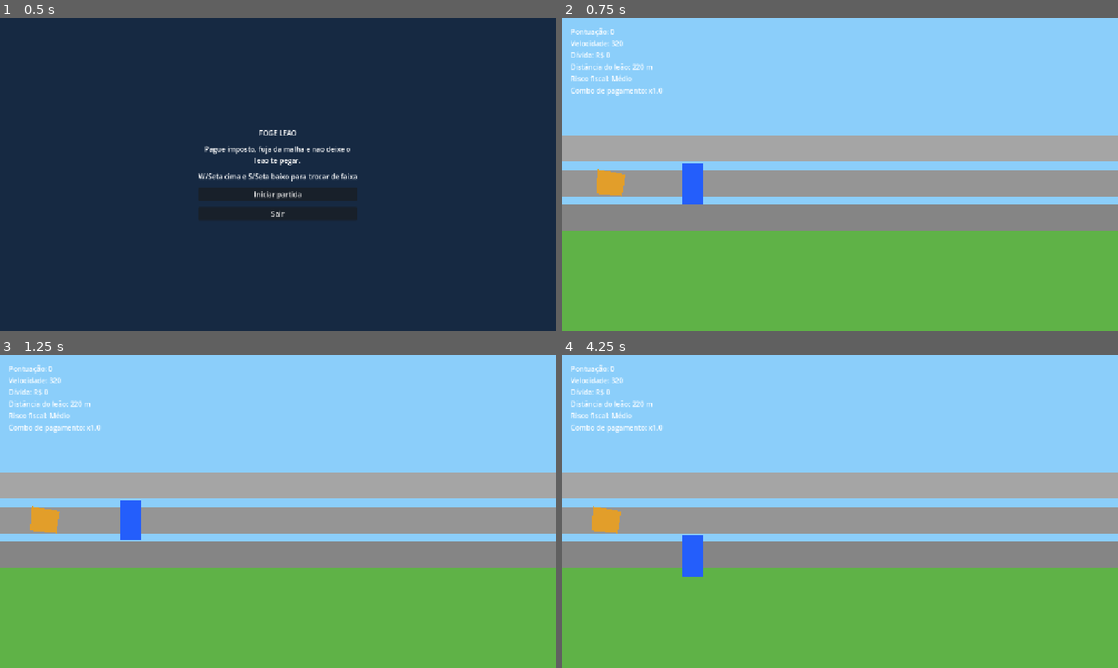
Above: before the commit, frames 1-4 (two rows, left to right).
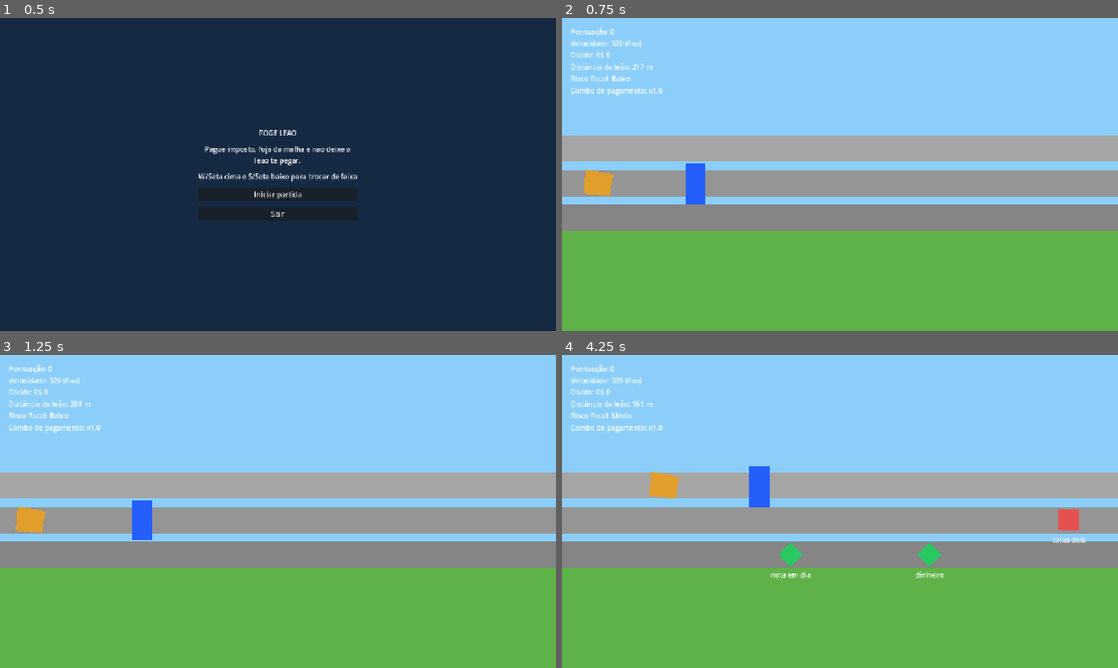
Above: after the commit, the same moments.

Repository: dairan/FugaDoLeao
Game: Godot game, scene res://scenes/menu/MainMenu.tscn
The game is run twice, just before and just after one commit, with the same random seed, the same clock (stepped at 60 frames per second) and the same inputs.
Inputs:
- Up to frame 1 (0.5 s): no input
- Up to frame 2 (0.75 s): click "Iniciar partida" at 0.5 s
- Up to frame 3 (1.25 s): no input
- Up to frame 4 (4.25 s): hold W (move_up) 1.28-2.03 s; hold Keypad Enter (start_game) 1.28-2.03 s; hold S (move_down) 2.03-2.78 s; tap Keypad Enter (start_game) at 2.1, 3.6 s; hold Keypad Enter (start_game) 2.78-3.53 s; hold W (move_up) from 2.78 s (still down)

Frame 1 is identical in both runs. In frame 2, 0.6% of the frame differs, in the area x 4-26%, y 7-60%; in frame 3, 1.0%; in frame 4, 2.6%, in the area x 5-95%, y 7-72%.
Error before the commit: Parse Error: Cannot infer the type of "spawn_good" variable because the value doesn't have a set type. (res://scripts/main/main.gd:49)

Commit message:
feat: refine endless chase loop and game over presentation

Diff:
--- a/scenes/ui/HUD.tscn
+++ b/scenes/ui/HUD.tscn
@@ -40,12 +40,18 @@
 horizontal_alignment = 1
 visible = false
 
+[node name="GameOverBackdrop" type="ColorRect" parent="."]
+offset_right = 1280.0
+offset_bottom = 720.0
+color = Color(0, 0, 0, 0.35)
+visible = false
+
 [node name="GameOverLabel" type="Label" parent="."]
-offset_left = 330.0
-offset_top = 270.0
-offset_right = 950.0
-offset_bottom = 410.0
-text = "GAME OVER\nO leão te alcançou. Aperte R para reiniciar."
+offset_left = 320.0
+offset_top = 220.0
+offset_right = 960.0
+offset_bottom = 500.0
+text = "GAME OVER"
 horizontal_alignment = 1
 vertical_alignment = 1
 visible = false
--- a/scripts/globals/game_state.gd
+++ b/scripts/globals/game_state.gd
@@ -1,10 +1,11 @@
 extends Node
 
 const BASE_SPEED: float = 320.0
-const MIN_SPEED: float = 170.0
-const MAX_SPEED: float = 620.0
 const START_DISTANCE: float = 220.0
 const MAX_DISTANCE: float = 9999.0
+const PASSIVE_DISTANCE_DRAIN: float = 16.0
+const GOOD_DISTANCE_BONUS_BASE: float = 34.0
+const BAD_DISTANCE_PENALTY: float = 42.0
 const COMBO_WINDOW_SECONDS: float = 2.2
 
 var score: int = 0
@@ -36,12 +37,14 @@
 
     combo_count += 1
     combo_timer = COMBO_WINDOW_SECONDS
-    combo_multiplier = min(3.0, 1.0 + combo_count * 0.15)
+    combo_multiplier = minf(3.0, 1.0 + float(combo_count) * 0.15)
 
-    var score_gain := int(round(10.0 * combo_multiplier))
+    var score_gain: int = int(round(10.0 * combo_multiplier))
     score += score_gain
-    speed = clamp(speed + 22.0 + combo_count * 1.5, MIN_SPEED, MAX_SPEED)
-    lion_distance = clamp(lion_distance + 22.0 + combo_count * 1.2, 0.0, MAX_DISTANCE)
+
+    var distance_gain: float = GOOD_DISTANCE_BONUS_BASE + float(combo_count) * 2.0
+    lion_distance = clampf(lion_distance + distance_gain, 0.0, MAX_DISTANCE)
+
     debt = max(0, debt - 55 - combo_count * 2)
     _update_risk()
 
@@ -50,12 +53,13 @@
         return
 
     score = max(0, score - 8)
-    speed = clamp(speed - 38.0, MIN_SPEED, MAX_SPEED)
-    lion_distance = clamp(lion_distance - 32.0, 0.0, MAX_DISTANCE)
+    lion_distance = clampf(lion_distance - BAD_DISTANCE_PENALTY, 0.0, MAX_DISTANCE)
     debt += 100
+
     combo_count = 0
     combo_multiplier = 1.0
     combo_timer = 0.0
+
     _update_risk()
     if lion_distance <= 0.0:
         is_game_over = true
@@ -65,12 +69,13 @@
         return
 
     if combo_timer > 0.0:
-        combo_timer = max(0.0, combo_timer - delta)
+        combo_timer = maxf(0.0, combo_timer - delta)
         if combo_timer <= 0.0:
             combo_count = 0
             combo_multiplier = 1.0
 
-    lion_distance = clamp(lion_distance - _compute_chase_speed() * delta, 0.0, MAX_DISTANCE)
+    lion_distance = clampf(lion_distance - PASSIVE_DISTANCE_DRAIN * delta, 0.0, MAX_DISTANCE)
+
     _update_risk()
     if lion_distance <= 0.0:
         is_game_over = true
@@ -82,9 +87,3 @@
         risk_level = "Médio"
     else:
         risk_level = "Alto"
-
-func _compute_chase_speed() -> float:
-    var speed_relief := (speed - BASE_SPEED) * 0.28
-    var debt_pressure := debt * 0.02
-    var raw_chase_speed := 120.0 + debt_pressure - speed_relief
-    return clamp(raw_chase_speed, 35.0, 280.0)
--- a/scripts/items/bad_item.gd
+++ b/scripts/items/bad_item.gd
@@ -19,4 +19,5 @@
         queue_free()
 
 func set_item_label_text(value: String) -> void:
-    item_label.text = value
+    if item_label != null:
+        item_label.text = value
--- a/scripts/items/good_item.gd
+++ b/scripts/items/good_item.gd
@@ -3,20 +3,21 @@
 @onready var item_label: Label = $Label
 
 func _physics_process(delta: float) -> void:
-    if GameState.is_game_over or GameState.is_paused:
-        return
+	if GameState.is_game_over or GameState.is_paused:
+		return
 
-    position.x -= GameState.speed * delta
-    if position.x < -180:
-        queue_free()
+	position.x -= GameState.speed * delta
+	if position.x < -180:
+		queue_free()
 
 func _on_body_entered(body: Node) -> void:
-    if GameState.is_game_over or GameState.is_paused:
-        return
+	if GameState.is_game_over or GameState.is_paused:
+		return
 
-    if body.is_in_group("player"):
-        GameState.apply_good_tax_pickup()
-        queue_free()
+	if body.is_in_group("player"):
+		GameState.apply_good_tax_pickup()
+		queue_free()
 
 func set_item_label_text(value: String) -> void:
-    item_label.text = value
+	if item_label != null:
+		item_label.text = value
--- a/scripts/lion/lion.gd
+++ b/scripts/lion/lion.gd
@@ -1,12 +1,27 @@
 extends Node2D
 
-@export var min_x: float = 80.0
-@export var max_x: float = 320.0
+@export var min_gap: float = 55.0
+@export var max_gap: float = 300.0
+@export var follow_lerp_speed: float = 4.0
+
+var player: Node2D
+
+func _ready() -> void:
+	player = get_tree().get_first_node_in_group("player") as Node2D
 
 func _process(delta: float) -> void:
 	if GameState.is_game_over or GameState.is_paused:
 		return
 
-	var distance_ratio := clamp(GameState.lion_distance / 240.0, 0.0, 1.0)
-	var target_x := lerp(max_x, min_x, distance_ratio)
-	position.x = lerp(position.x, target_x, 4.0 * delta)
+	if player == null:
+		player = get_tree().get_first_node_in_group("player") as Node2D
+		if player == null:
+			return
+
+	var distance_ratio: float = clampf(GameState.lion_distance / 260.0, 0.0, 1.0)
+	var gap: float = lerpf(min_gap, max_gap, distance_ratio)
+	var target_x: float = player.global_position.x - gap
+	var target_y: float = player.global_position.y
+
+	global_position.x = lerpf(global_position.x, target_x, follow_lerp_speed * delta)
+	global_position.y = lerpf(global_position.y, target_y, follow_lerp_speed * delta)
--- a/scripts/main/main.gd
+++ b/scripts/main/main.gd
@@ -3,18 +3,19 @@
 @export var good_item_scene: PackedScene
 @export var bad_item_scene: PackedScene
 @export var spawn_x: float = 1380.0
-@export var lane_positions := [460.0, 380.0, 300.0]
+@export var lane_positions: Array[float] = [460.0, 380.0, 300.0]
 @export var initial_spawn_interval: float = 1.0
 @export var minimum_spawn_interval: float = 0.45
 @export var difficulty_step_seconds: float = 12.0
 
-const GOOD_ITEM_NAMES := ["dinheiro", "DARF", "regularização", "nota em dia"]
-const BAD_ITEM_NAMES := ["caixa dois", "offshore suspeita", "recibo frio", "malha fina"]
+const GOOD_ITEM_NAMES: Array[String] = ["dinheiro", "DARF", "regularização", "nota em dia"]
+const BAD_ITEM_NAMES: Array[String] = ["caixa dois", "offshore suspeita", "recibo frio", "malha fina"]
 
 @onready var spawn_timer: Timer = $ItemSpawner/SpawnTimer
 
 var elapsed_time: float = 0.0
 var difficulty_level: int = 0
+var game_over_handled: bool = false
 
 func _ready() -> void:
 	GameState.reset()
@@ -29,6 +30,9 @@
 		_toggle_pause()
 
 	if GameState.is_game_over:
+		if not game_over_handled:
+			_handle_game_over()
+
 		if Input.is_action_just_pressed("restart_game"):
 			get_tree().reload_current_scene()
 		return
@@ -44,30 +48,42 @@
 	if GameState.is_game_over or GameState.is_paused:
 		return
 
-	var lane_index := randi_range(0, lane_positions.size() - 1)
-	var bad_spawn_probability := min(0.65, 0.45 + difficulty_level * 0.03)
-	var spawn_good := randf() > bad_spawn_probability
-	var item = good_item_scene.instantiate() if spawn_good else bad_item_scene.instantiate()
+	var lane_index: int = randi_range(0, lane_positions.size() - 1)
+	var bad_spawn_probability: float = minf(0.65, 0.45 + float(difficulty_level) * 0.03)
+	var spawn_good: bool = randf() > bad_spawn_probability
+	var item: Node2D = (good_item_scene.instantiate() if spawn_good else bad_item_scene.instantiate()) as Node2D
+	if item == null:
+		return
 
 	item.position = Vector2(spawn_x, lane_positions[lane_index])
+	add_child(item)
+	item.add_to_group("spawned_item")
+
 	if spawn_good and item.has_method("set_item_label_text"):
-		item.set_item_label_text(GOOD_ITEM_NAMES.pick_random())
+		item.call("set_item_label_text", GOOD_ITEM_NAMES.pick_random())
 	elif not spawn_good and item.has_method("set_item_label_text"):
-		item.set_item_label_text(BAD_ITEM_NAMES.pick_random())
-
-	add_child(item)
+		item.call("set_item_label_text", BAD_ITEM_NAMES.pick_random())
 
 func _update_difficulty() -> void:
-	var target_level := int(floor(elapsed_time / difficulty_step_seconds))
+	var target_level: int = int(floor(elapsed_time / difficulty_step_seconds))
 	if target_level == difficulty_level:
 		return
 
 	difficulty_level = target_level
-	spawn_timer.wait_time = max(
+	spawn_timer.wait_time = maxf(
 		minimum_spawn_interval,
-		initial_spawn_interval - difficulty_level * 0.06
+		initial_spawn_interval - float(difficulty_level) * 0.06
 	)
 
 func _toggle_pause() -> void:
 	GameState.is_paused = not GameState.is_paused
 	spawn_timer.paused = GameState.is_paused
+
+func _handle_game_over() -> void:
+	game_over_handled = true
+	spawn_timer.stop()
+
+	var spawned_items: Array[Node] = get_tree().get_nodes_in_group("spawned_item")
+	for item in spawned_items:
+		if is_instance_valid(item):
+			item.queue_free()
--- a/scripts/player/player.gd
+++ b/scripts/player/player.gd
@@ -1,7 +1,10 @@
 extends CharacterBody2D
 
-@export var lane_positions := [460.0, 380.0, 300.0]
-@export var fixed_x: float = 300.0
+@export var lane_positions: Array[float] = [460.0, 380.0, 300.0]
+@export var start_x: float = 300.0
+@export var min_x: float = 220.0
+@export var max_x: float = 980.0
+@export var forward_pixels_per_second: float = 42.0
 @export var lane_change_speed: float = 700.0
 
 @onready var body_visual: Node2D = $Body
@@ -11,8 +14,8 @@
 
 func _ready() -> void:
 	add_to_group("player")
-	current_lane = clamp(current_lane, 0, lane_positions.size() - 1)
-	position = Vector2(fixed_x, lane_positions[current_lane])
+	current_lane = clampi(current_lane, 0, lane_positions.size() - 1)
+	position = Vector2(start_x, lane_positions[current_lane])
 
 func _physics_process(delta: float) -> void:
 	if GameState.is_game_over or GameState.is_paused:
@@ -20,9 +23,10 @@
 		body_visual.scale.y = 1.0
 		return
 
-	position.x = fixed_x
+	position.x = clampf(position.x + forward_pixels_per_second * delta, min_x, max_x)
 	position.y = move_toward(position.y, lane_positions[current_lane], lane_change_speed * delta)
-	run_time += delta * max(0.8, GameState.speed / GameState.BASE_SPEED)
+
+	run_time += delta
 	body_visual.position.y = sin(run_time * 14.0) * 2.5
 	body_visual.scale.y = 1.0 + sin(run_time * 14.0) * 0.04
 
@@ -31,6 +35,6 @@
 		return
 
 	if event.is_action_pressed("move_up"):
+		current_lane = min(lane_positions.size() - 1, current_lane + 1)
+	elif event.is_action_pressed("move_down"):
 		current_lane = max(0, current_lane - 1)
-	elif event.is_action_pressed("move_down"):
-		current_lane = min(lane_positions.size() - 1, current_lane + 1)
--- a/scripts/ui/hud.gd
+++ b/scripts/ui/hud.gd
@@ -7,19 +7,22 @@
 @onready var risk_label: Label = $MarginContainer/VBoxContainer/RiskLabel
 @onready var combo_label: Label = $MarginContainer/VBoxContainer/ComboLabel
 @onready var pause_label: Label = $PauseLabel
+@onready var game_over_backdrop: ColorRect = $GameOverBackdrop
 @onready var game_over_label: Label = $GameOverLabel
 
 func _process(_delta: float) -> void:
 	score_label.text = "Pontuação: %d" % GameState.score
-	speed_label.text = "Velocidade: %.0f" % GameState.speed
+	speed_label.text = "Velocidade: %.0f (fixa)" % GameState.speed
 	debt_label.text = "Dívida: R$ %d" % GameState.debt
 	distance_label.text = "Distância do leão: %.0f m" % GameState.lion_distance
 	risk_label.text = "Risco fiscal: %s" % GameState.risk_level
+
 	combo_label.text = "Combo de pagamento: x%.1f" % GameState.combo_multiplier
 	if GameState.combo_count > 0:
 		combo_label.text += " (%d)" % GameState.combo_count
 
 	pause_label.visible = GameState.is_paused and not GameState.is_game_over
+	game_over_backdrop.visible = GameState.is_game_over
 	game_over_label.visible = GameState.is_game_over
 	if GameState.is_game_over:
-		game_over_label.text = "GAME OVER\nO leão te alcançou.\nAperte R para reiniciar."
+		game_over_label.text = "GAME OVER\nO leão te alcançou.\nPontuação final: %d\nAperte R para reiniciar." % GameState.score
